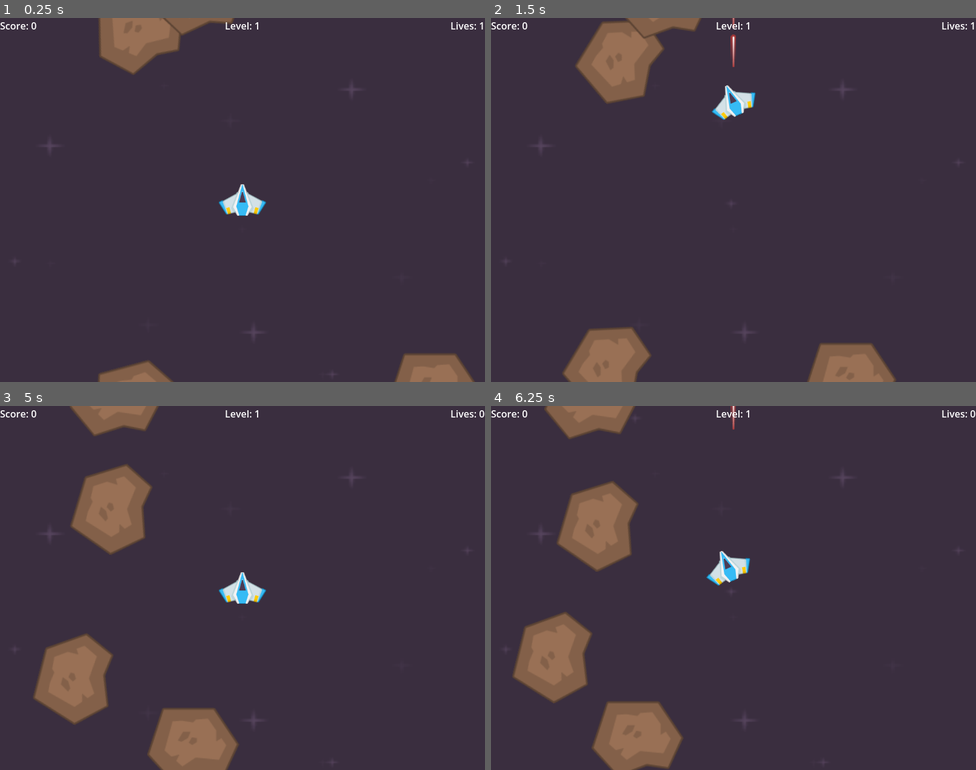
Above: before the commit, frames 1-4 (two rows, left to right).
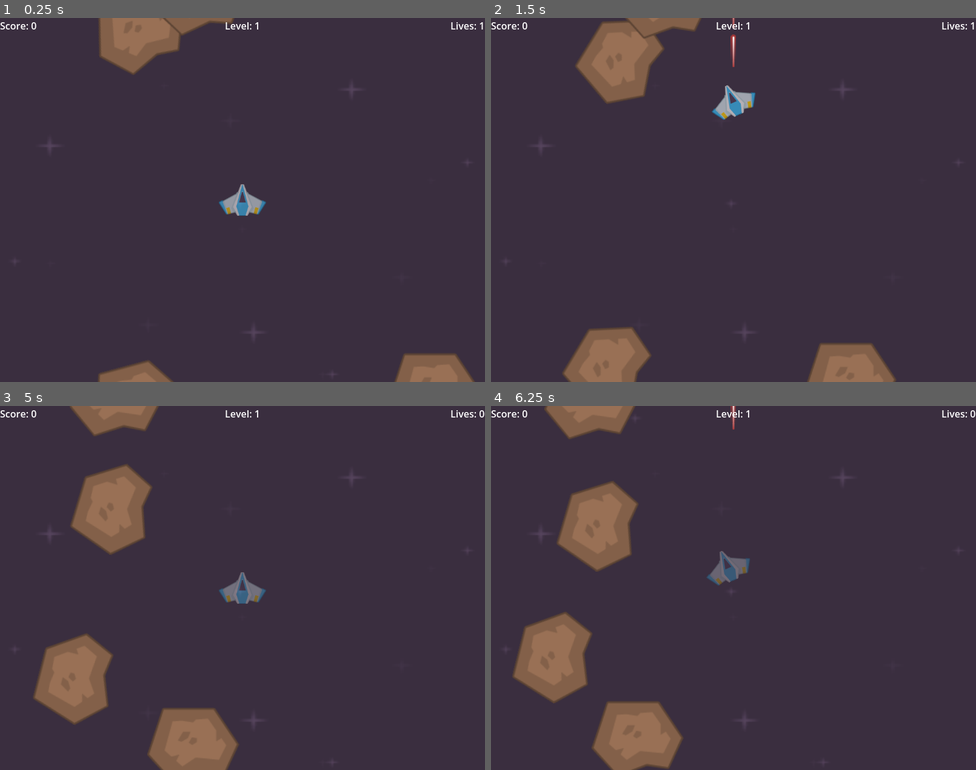
Above: after the commit, the same moments.

Repository: akaJSaunders/astro-roid-rage
Game: Godot game, scene res://main.tscn
Same seed, same stepped clock (60 frames per second), same inputs: the game is played once before the commit and once after it.
Inputs:
- Up to frame 1 (0.25 s): no input
- Up to frame 2 (1.5 s): hold W (thrust_forward) 0.53-1.28 s; hold Space (fire) 0.53-1.28 s; tap Left (rotate_ccw) at 1.35 s
- Up to frame 3 (5 s): hold Right (rotate_cw) 2.03-2.78 s; hold W (thrust_forward) 2.03-3.53 s; tap Space (fire) at 2.85 s; hold Left (rotate_ccw) 3.53-4.28 s; tap Right (rotate_cw) at 4.35 s
- Up to frame 4 (6.25 s): hold Space (fire) 5.03-5.78 s; hold W (thrust_forward) from 5.78 s (still down); tap Left (rotate_ccw) at 5.85 s

The runs differ from the first frame. In frame 1, 0.4% of the frame differs, in the area x 45-55%, y 45-55%; in frame 2, 0.4%; in frame 3, 0.4%; in frame 4, 0.4%, in the area x 44-54%, y 39-50%.

Commit message:
Add spawn invulnerablity

Diff:
--- a/Player.gd
+++ b/Player.gd
@@ -4,13 +4,25 @@
 var thrust_force = 400
 var fire_cooldown = 0.25
 var fire_cooldown_remaining = 0
+var invulnerability_duration = 2.0
+var invulnerability_remaining = invulnerability_duration
 
 signal has_died
 
 const bullet_scene = preload("res://bullet.tscn")
 
+@onready var player_sprite = $Sprite2D
+
 # Called every frame. 'delta' is the elapsed time since the previous frame.
 func _physics_process(delta):
+	if invulnerability_remaining > 0:
+		invulnerability_remaining -= delta
+
+		if invulnerability_remaining > 0:
+			start_invulnerable_visual()
+		else:
+			stop_invulnerable_visual()
+
 	angular_velocity = 0
 	if Input.is_action_pressed("rotate_cw"):
 		angular_velocity = rotation_speed
@@ -30,5 +42,14 @@
 	bullet.position = $BulletSpawnSpot.global_position
 	get_parent().add_child(bullet)
 
+func start_invulnerable_visual():
+	player_sprite.modulate.a = sin(invulnerability_remaining * 50.0) / 4.0 + 0.50
+
+func stop_invulnerable_visual():
+	player_sprite.modulate.a = 1
+
 func _on_body_entered(_body):
+	if invulnerability_remaining > 0:
+		return
+
 	has_died.emit()
